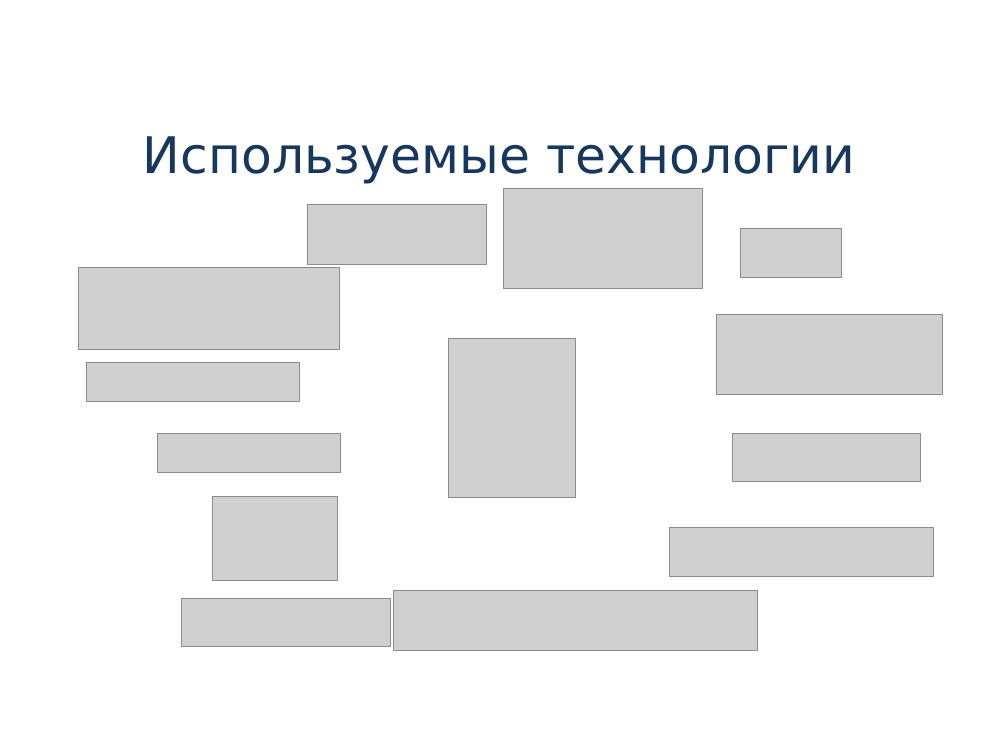
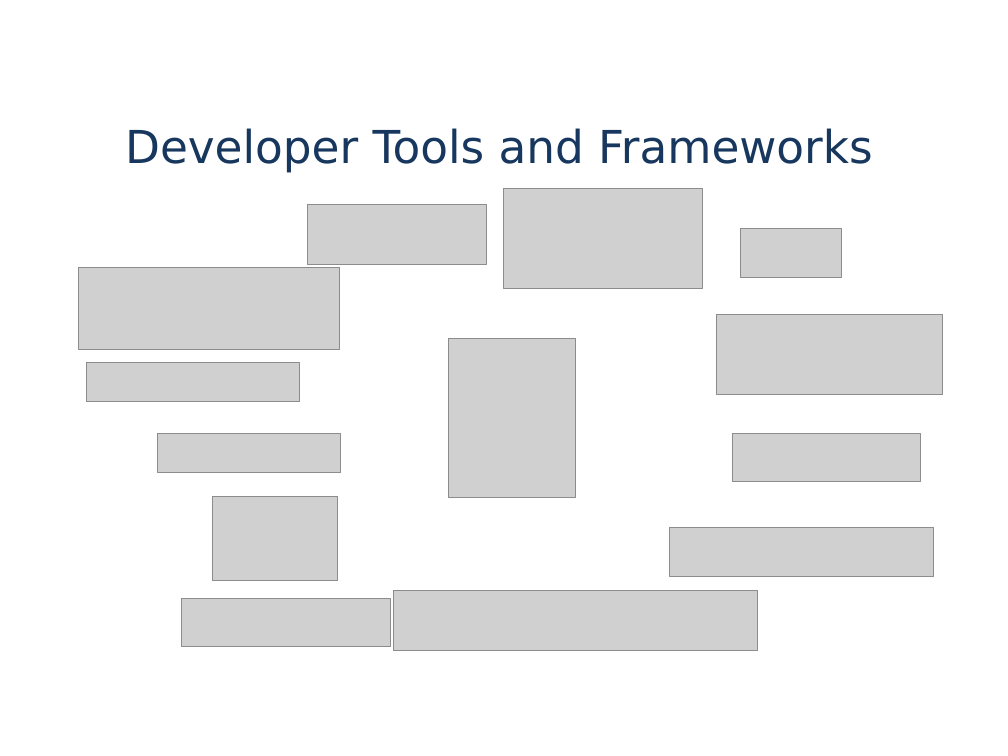
Before and after one commit to chursin-andrey/project-jastt, a slide deck: slide 19 of presentation/jastt.pptx. Drawn at 1008x756 pixels with LibreOffice and Linux fonts; fonts in the diff are those of the drawing; grey boxes stand for pictures; background and template pictures are left out. Boxes give left, top, right and bottom in pixels: in the first picture for what was removed or moved away, otherwise in the second. Text is boxed around its words. In the diff, an @@ line names an element or a change of style, - is before the commit and + after.

```diff
--- a/presentation/jastt.pptx
+++ b/presentation/jastt.pptx
@@ title at (125, 128, 873, 173): text changed; size 36 to 32.4 pt @@
-Используемые технологии
+Developer Tools and Frameworks
```
Also in this commit, not shown: 5 other slides changed, 1 slide added, 1 slide removed, 5 other files.
